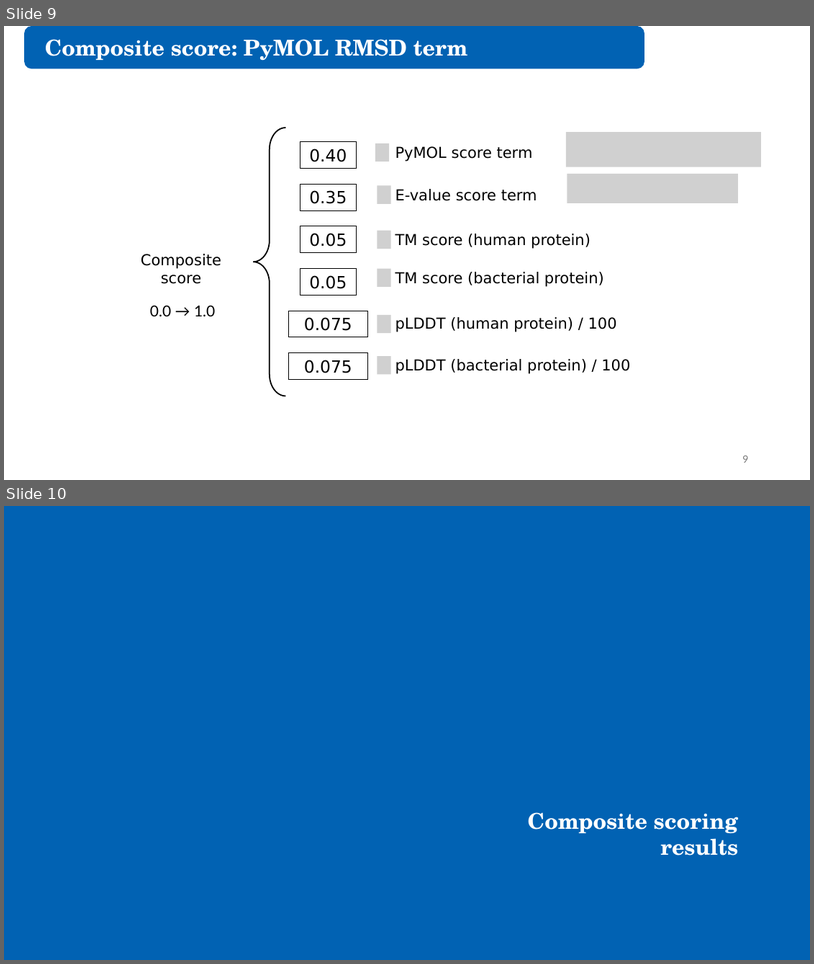
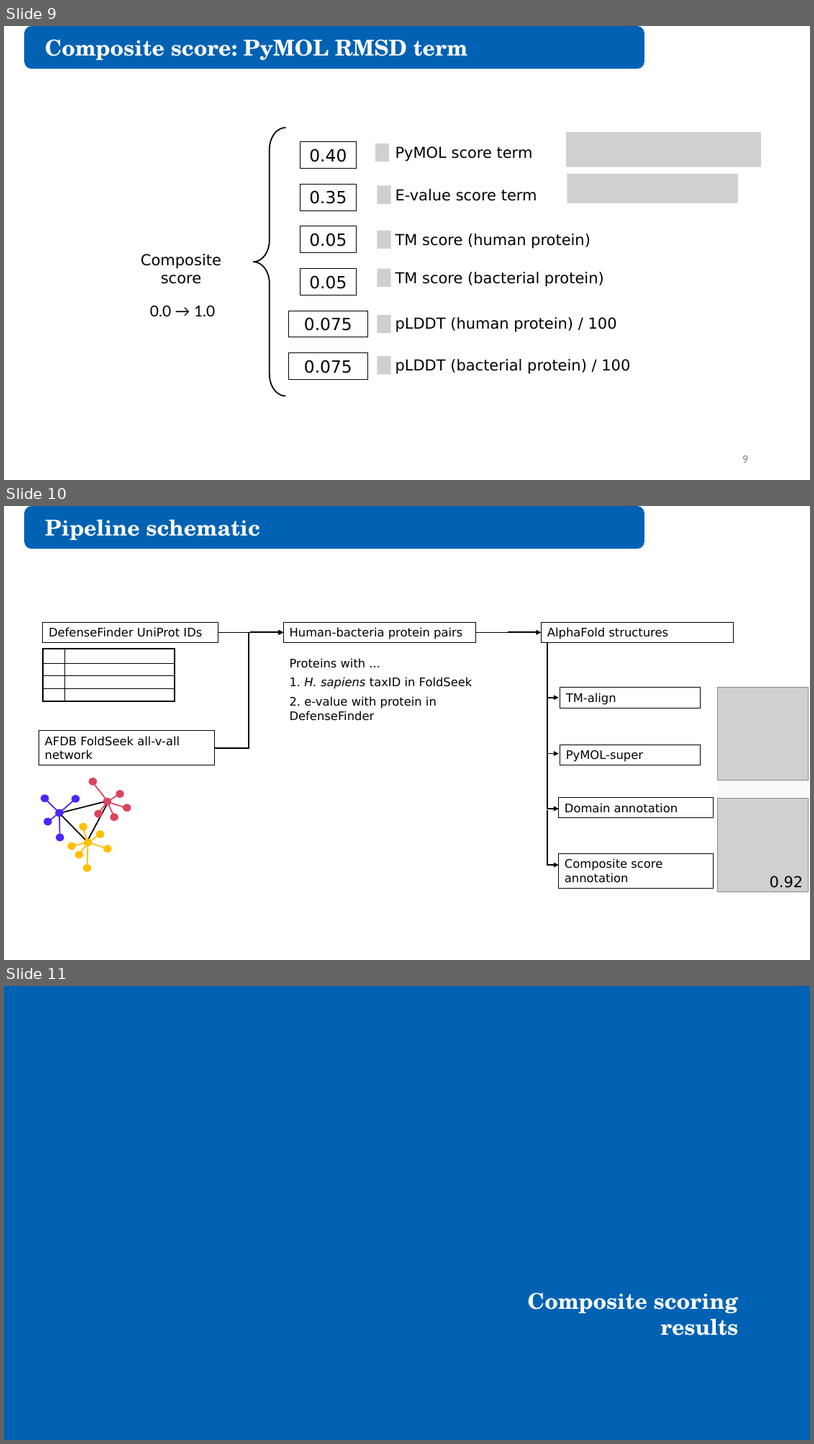
Before and after one commit to juliandeanmoran/BISSH, a slide deck: reports/2026-08-28_projectUpdate_3/2026-08-28_projectUpdate_3_jmoran.pptx. Shown one above the other, each under a label of ours: slides 9 and 10 before the commit, slides 9, 10 and 11 after it. The pictures are 814x964 and 814x1444 pixels, drawn with LibreOffice and Linux fonts; fonts in the diff are those of the drawing; grey boxes stand for pictures. Boxes give left, top, right and bottom in pixels: in the first picture for what was removed or moved away, otherwise in the second. Text is boxed around its words. In the diff, an @@ line names an element or a change of style, - is before the commit and + after.

Commit message:
Added slide summarising pipeline IO.

```diff
--- a/reports/2026-08-28_projectUpdate_3/2026-08-28_projectUpdate_3_jmoran.pptx
+++ b/reports/2026-08-28_projectUpdate_3/2026-08-28_projectUpdate_3_jmoran.pptx
@@ slide 10 added at [4,506,810,960], background #FFFFFF @@
@@ rounded rectangle added at [25,507,644,548], fill #0162B3, outline #0162B3 1.5 pt @@
@@ text added at [45,519,260,540], 26 pt, text #FFFFFF, bold @@
+Pipeline schematic
@@ rectangle added at [43,622,218,643], outline #000000 0.75 pt, 14 pt, text #000000 @@
+DefenseFinder UniProt IDs
@@ elbow arrow added from (214, 748) to (283, 633), #000000 1.5 pt @@
@@ elbow arrow added from (218, 633) to (283, 633), #000000 1.5 pt @@
@@ rectangle added at [283,622,476,643], outline #000000 0.75 pt, 14 pt, text #000000 @@
+Human-bacteria protein pairs
@@ elbow arrow added from (476, 633) to (542, 633), #000000 1.5 pt @@
@@ rectangle added at [542,622,734,643], outline #000000 0.75 pt, 14 pt, text #000000 @@
+AlphaFold structures
@@ group added at [43,648,175,701]: 4 rectangles @@
@@ elbow arrow added from (548, 643) to (559, 698), #000000 1.5 pt @@
@@ text added at [290,658,473,721], 14 pt, text #000000 @@
+Proteins with ...
+1. H. sapiens taxID in FoldSeek
+2. e-value with protein in DefenseFinder
@@ elbow arrow added from (548, 698) to (559, 754), #000000 1.5 pt @@
@@ rectangle added at [561,687,701,708], outline #000000 0.75 pt, 14 pt, text #000000 @@
+TM-align
@@ picture added at [718,687,808,780] @@
@@ rectangle added at [39,731,214,765], outline #000000 0.75 pt, 14 pt, text #000000 @@
+AFDB FoldSeek all-v-all
+network
@@ elbow arrow added from (548, 754) to (559, 808), #000000 1.5 pt @@
@@ rectangle added at [561,745,701,765], outline #000000 0.75 pt, 14 pt, text #000000 @@
+PyMOL-super
@@ rectangle added at [718,772,810,823], fill #F8F9FA @@
@@ rectangle added at [559,798,714,818], outline #000000 0.75 pt, 14 pt, text #000000 @@
+Domain annotation
@@ picture added at [718,798,808,892] @@
@@ elbow arrow added from (548, 810) to (559, 865), #000000 1.5 pt @@
@@ group added at [41,778,131,871]: 18 lines, 18 ellipses @@
@@ rectangle added at [559,853,714,888], outline #000000 0.75 pt, 14 pt, text #000000 @@
+Composite score annotation
@@ text added at [770,875,804,888], 18 pt, text #000000 @@
+0.92
@@ what was slide 10 is now slide 11 @@
```
